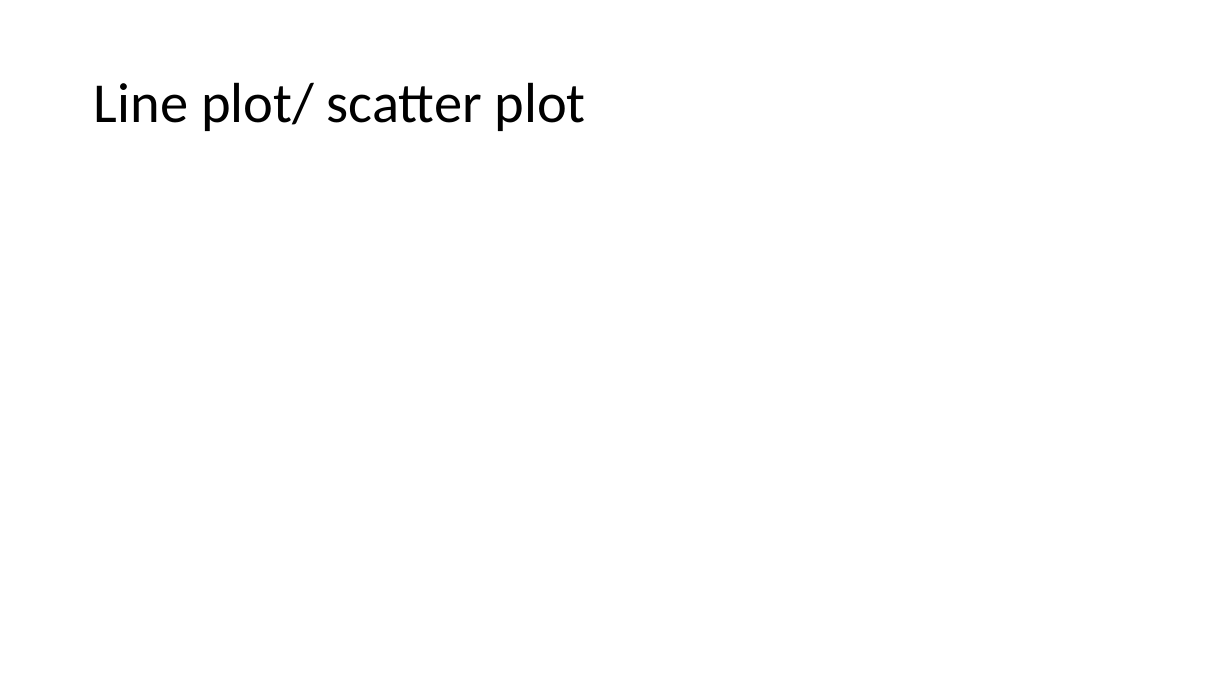
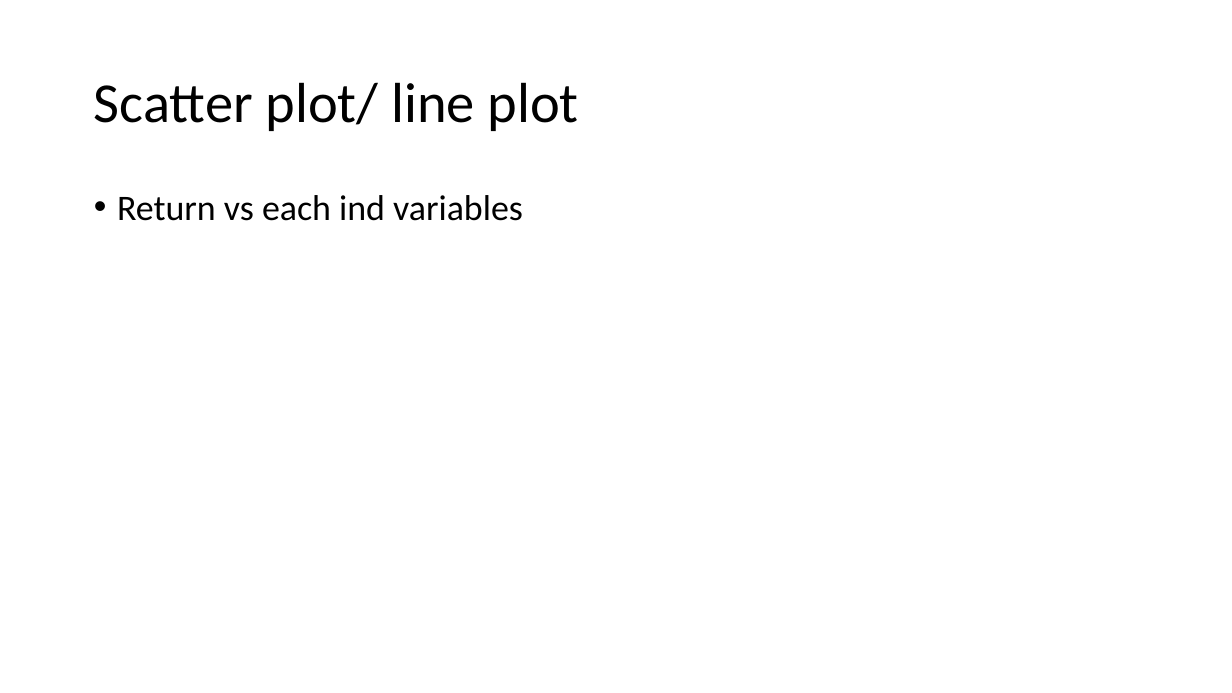
Before and after one commit to gentley99/IOD_2020_JIN, a slide deck: slide 11 of Assignment/Financial/Presentation1.pptx. Drawn at 1232x693 pixels with LibreOffice and Linux fonts; fonts in the diff are those of the drawing. Boxes give left, top, right and bottom in pixels: in the first picture for what was removed or moved away, otherwise in the second. Text is boxed around its words. In the diff, an @@ line names an element or a change of style, - is before the commit and + after.

```diff
--- a/Assignment/Financial/Presentation1.pptx
+++ b/Assignment/Financial/Presentation1.pptx
@@ title at [94, 82, 579, 131]: text changed @@
-Line plot/ scatter plot
+Scatter plot/ line plot
@@ text added at [117, 195, 523, 221], 28 pt, text #000000 @@
+• Return vs each ind variables
```
Also in this commit, not shown: 7 other slides changed, 15 slides added, 5 slides removed, 17 other files.
